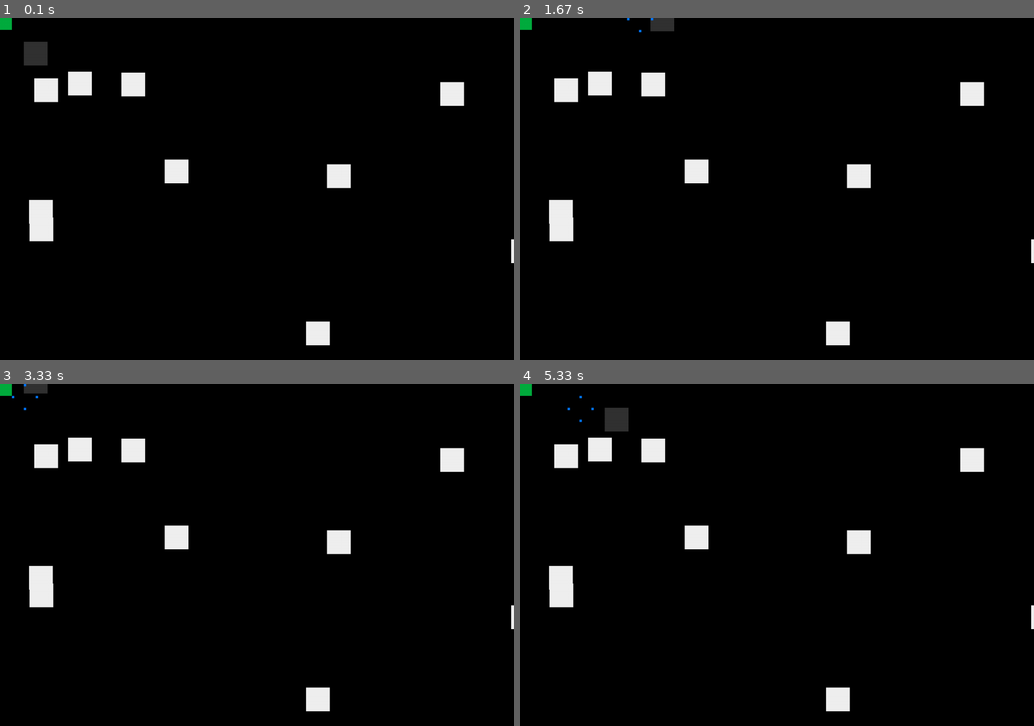
Above: before the commit, frames 1-4 (two rows, left to right).
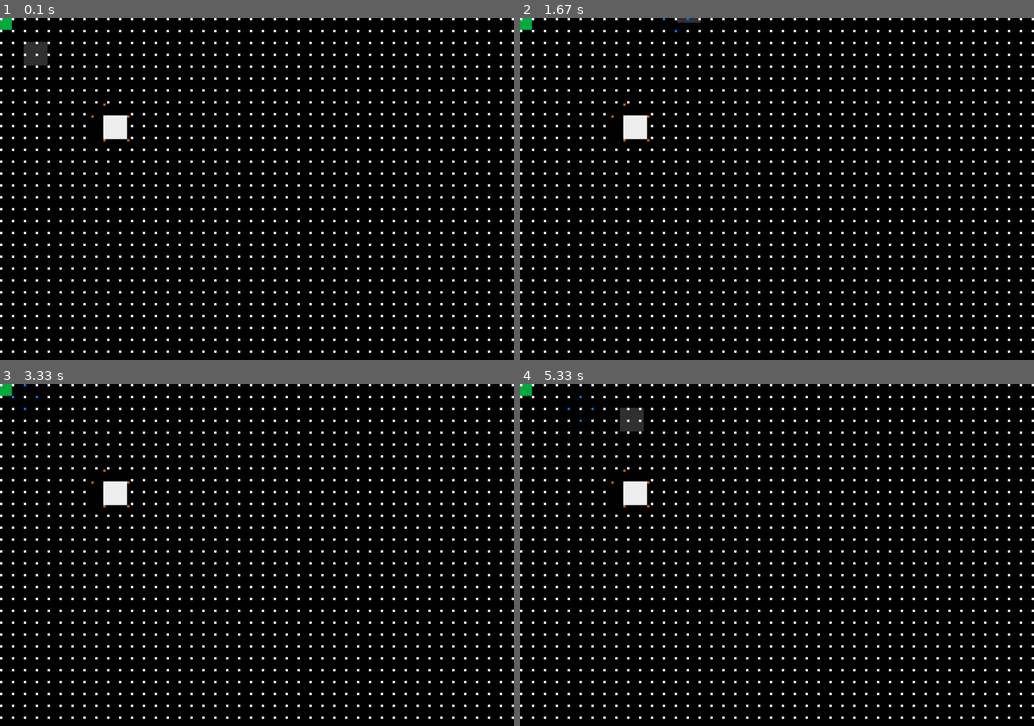
Above: after the commit, the same moments.

Repository: finnstamer/pygameInformatik
Game: pygame game, started from game.py
Same seed, same stepped clock (60 frames per second), same inputs: the game is played once before the commit and once after it.
Inputs:
- Up to frame 1 (0.1 s): no input
- Up to frame 2 (1.67 s): hold Right 0.33-0.8 s; hold Up 0.83-1.13 s; tap Space at 0.9, 1.23, 1.53 s; hold Right 1.17-1.63 s
- Up to frame 3 (3.33 s): hold Left 1.67-2.2 s; tap Space at 1.73, 2.03, 2.3, 2.63, 2.93, 3.07 s; hold Down 2.23-2.53 s; hold Left 2.57-2.97 s; hold Up from 3 s (still down)
- Up to frame 4 (5.33 s): release Up at 3.37 s; hold Right 3.4-4.03 s; tap Space at 3.47, 3.77, 4.13, 4.53, 4.83, 5.03 s; hold Down 4.07-4.43 s; hold Left 4.47-4.93 s; hold Right from 4.97 s (still down)

The runs differ from the first frame. In frame 1, 8.8% of the frame differs, in the area x 0-100%, y 0-98%; in frame 2, 9.0%; in frame 3, 8.9%; in frame 4, 9.2%.

Commit message:
NodeGenerator Split; NodeFiller started; Movement Module Fix

Diff:
--- a/base/core/Dependencies/DependencyException.py
+++ b/base/core/Dependencies/DependencyException.py
@@ -1,3 +1,3 @@
 class DependencyException(Exception):
     def __init__(self, dependency: object) -> None:
-        super().__init__(f"Dependency '{dependency().__class__.__name__}' is used before initialization. Add the dependency via Game.use() and use it after game.start event is dispatched.")
+        super().__init__(f"Dependency '{dependency().__class__.__name__}' is used before initialization. Add the dependency via Game.use() and use it after the game.start event is dispatched.")
--- a/base/core/Dependencies/Movement.py
+++ b/base/core/Dependencies/Movement.py
@@ -1,35 +1,33 @@
+import pygame
 from typing import List
+from base.core.Game import Game
+from base.object.GameObject import GameObject
 
-import pygame
-from base.object.GameObject import GameObject
-from settings import screen
 class Movement:
 
     # Given a list of solid, blocking objects, check if a position of a given object is allowed.
-    def allowPosition(obj: GameObject, pos: pygame.Vector2, solidObjects: List[GameObject]) -> bool:
+    def allowPosition(obj: GameObject, pos: pygame.Vector2) -> bool:
         pyRect = obj.cRect.get(pos, pygame.Vector2(pos.x + obj.cRect.width, pos.y + obj.cRect.height)).toPyRect()
-        for solid in solidObjects:
+        for solid in Game.level.allSolidObjects():
             if solid.collidesWith(pyRect):
                 return False
         return True
 
     # Given a list of solid, blocking objects, return the furthest position a given object can move, till it will be blocked
     # Is the object blocked in its original position, it returns None
-    def furthestMove(obj: GameObject, pos: pygame.Vector2, solidObjects: List[GameObject], startPos: pygame.Vector2 = None) -> pygame.Vector2 or None:
-        startPos = startPos if startPos is not None else obj.pos
-        xMovement = pos.y == startPos.y
-        steps = int(pos.x - startPos.x if xMovement else pos.y - startPos.y)
+    def furthestMove(obj: GameObject, pos: pygame.Vector2, startPos: pygame.Vector2 = None) -> pygame.Vector2 or None:
+        startPos = obj.pos if startPos is None else startPos
+        x = startPos.y == pos.y
+
+        steps = int(pos.x - startPos.x if x else pos.y - startPos.y)
         if steps == 0:
-            return pos if Movement.allowPosition(obj, startPos, solidObjects) else None
+            return pos if Game.level.allowMove(obj, pos) else None
 
-        stepsRange = list(range(0, steps + 1, 1 if steps > 0 else -1))
+        stepsRange = list(range(0, steps + 1 if steps > 0 else steps - 1, 1 if steps > 0 else -1))
         for s in stepsRange:
             i = abs(s)
-            pos = pygame.Vector2(
-                startPos.x + s if xMovement else startPos.x,
-                startPos.y + s if not xMovement else startPos.y
-            )
-            if Movement.allowPosition(obj, pos, solidObjects) == False:
+            pos = pygame.Vector2(startPos.x + s if x else startPos.x, startPos.y + s if not x else startPos.y)
+            if Game.level.allowMove(obj, pos) == False:
                 if i == 0:
                     return None
                 return stepsRange[i - 1]
@@ -39,14 +37,13 @@
     # Given a list of solid, blocking objects, return the first position a given object can move, till it will be blocked
     # Is the object blocked in its original position, it returns None
     def firstMove(obj: GameObject, pos: pygame.Vector2, solidObjects: List[GameObject], startPos: pygame.Vector2 = None) -> pygame.Vector2 or None:
-        startPos = startPos if startPos is not None else obj.pos
-        xMovement = pos.y == startPos.y
+        startPos = obj.pos if startPos is None else startPos
+        x = pos.y == startPos.y
 
-        steps = int(pos.x - startPos.x if xMovement else pos.y - startPos.y)
-        stepsRange = list(range(0, steps + 1, 1 if steps > 0 else -1))
-
+        steps = int(pos.x - startPos.x if x else pos.y - startPos.y)
+        stepsRange = list(range(0, steps, 1 if steps > 0 else -1))
         for s in stepsRange:
-            pos = pygame.Vector2(startPos.x + s if xMovement else startPos.x, startPos.y + s if not xMovement else startPos.y)
-            if Movement.allowPosition(obj, pos, solidObjects):
+            pos = pygame.Vector2(startPos.x + s if x else startPos.x, startPos.y + s if not x else startPos.y)
+            if Movement.allowPosition(obj, pos) == True:
                 return pos
         return None
--- /dev/null
+++ b/base/core/Dependencies/NodeGenerator.py
@@ -0,0 +1,89 @@
+from math import ceil
+from typing import List, Tuple
+
+from pygame import Vector2
+from base.core.Dependencies.Movement import Movement
+from base.core.Game import Game
+from base.object.GameObject import GameObject
+from base.object.KI.Node import Node
+from settings import screenRes
+
+class NodeGenerator():
+
+    def semiStaticNodes(obj: GameObject) -> Tuple[List[Node], List[List[int]]]:
+        nodes: List[Node] = []
+        modx = obj.width
+        mody = obj.height
+        sx = ceil(screenRes[0] / modx)
+        sy = ceil(screenRes[1] / mody)
+        skipped = []
+        for x in range(sx):
+            skipped.append([])
+            for y in range(sy):
+                skipped[x].append(skipped[x][y - 1] if y > 0 else 0)
+
+                vec = Vector2(x * modx, y * mody)
+                if not Movement.allowPosition(obj, vec):
+                    nodes.append(Node(Vector2(-1, -1)))
+                    skipped[x][y] += 1
+                    continue
+
+                n = Node(vec)
+                if y > 0 and skipped[x][y - 1] == skipped[x][y - 2]:
+                    higherNode = nodes[-1]
+                    higherNode.down = n
+                    n.higher = higherNode
+
+                if x > 0:
+                    leftNode = nodes[-sy]
+                    leftNode.right = n
+                    n.left = leftNode
+                nodes.append(n)
+        return (nodes, skipped)
+
+    # signum indicates if this generated Node is left or right
+    def nodeFiller(grid, obj) -> List[Node]:
+        for node in grid:
+            diffX = node.pos.x % obj.width
+            diffY = node.pos.y % obj.height
+
+            x = diffX > 0
+            diff = diffX if x else diffY
+        return grid
+
+
+    def new_generateDynamicNodes(obj: GameObject):
+        solids = Game.level.allSolidObjects()
+        semistatic = NodeGenerator.semiStaticNodes(obj)
+        nodes = semistatic[0]
+        skipped = semistatic[1]
+
+        for solidObject in solids:
+            for i, c in enumerate(solidObject.cRect.corners):
+                if i < 2: # Top Corners
+                    xMovement = Movement.firstMove(obj, Vector2(0, c.y), solids, c)
+                    nX = Node(xMovement)
+                    # nodes += NodeGenerator.nodeFiller(obj, nX, skipped, False, False)
+                else: # Bottom Corners
+                    xMovement = Movement.firstMove(obj, Vector2(screenRes[0], c.y), solids, c)
+                    nX = Node(xMovement)
+                    # nodes += NodeGenerator.nodeFiller(obj, nX, skipped, False, True)
+
+                if i % 2 == 1: # Right Corners
+                    yMovement = Movement.firstMove(obj, Vector2(c.x, screenRes[1]), solids, c)
+                    nY = Node(yMovement)
+                    # nodes += NodeGenerator.nodeFiller(obj, nY, skipped, True, True)
+                else: # Left Corners
+                    yMovement = Movement.firstMove(obj, Vector2(c.x, 0), solids, c)
+                    nY = Node(yMovement)
+                    # nodes += NodeGenerator.nodeFiller(obj, nY, skipped, True, False)
+
+                if yMovement is not None:
+                    nY.color = (235, 78, 16)
+                    nodes.append(nY)
+                if xMovement is not None:
+                    nX = Node(xMovement)
+                    nX.color = (235, 78, 16)
+                    nodes.append(nX)
+        nodes = NodeGenerator.nodeFiller(nodes, obj)
+        return nodes
--- a/base/core/Dependencies/NodeStorage.py
+++ b/base/core/Dependencies/NodeStorage.py
@@ -1,8 +1,8 @@
 from typing import Dict, List
+from base.core.Dependencies.NodeGenerator import NodeGenerator
 from base.object.GameObject import GameObject
 
 from base.object.KI.Node import Node
-from base.object.KI.PathFinder import PathFinder
 
 class NodeStorage():
     grids: Dict[int, List[Node]] = {}
@@ -18,7 +18,7 @@
         if obj.id in NodeStorage.grids:
             return NodeStorage.grids[obj.id]
         # return PathFinder.generateDynamicNodes(obj)
-        return PathFinder.new_generateDynamicNodes(obj)
+        return NodeGenerator.new_generateDynamicNodes(obj)
 
     def removeGrid(obj: GameObject):
         if obj.id in NodeStorage.grids:
--- a/base/core/Dependencies/NodeVisualizer.py
+++ b/base/core/Dependencies/NodeVisualizer.py
@@ -30,4 +30,4 @@
     def toObject(self, node: Node) -> GameObject:
         if node is None or node.pos == Vector2(-1, -1):
             return GameObject()
-        return GameObject(node.pos, width=5, height=5, color=self.color)
+        return GameObject(node.pos, width=5, height=5, color=self.color if node.color is None else node.color)
--- a/base/core/Event/Events.py
+++ b/base/core/Event/Events.py
@@ -40,7 +40,7 @@
     def acceptRequest(req: str, func: Callable):
         Events.requests[req] = func
 
-    # Während ein Event ausschließlich ausgehend ist, gibt eine Request einen Wert zurück und ist aktiv vom Caller ausgehend.
+    # Objekte die eine Request ausgeben, erwarten eine Antwort
     @staticmethod
     def request(req: str, *args: Any) -> Any:
         if req in Events.requests:
--- a/base/object/KI/Node.py
+++ b/base/object/KI/Node.py
@@ -13,6 +13,7 @@
         self.down: Node = lower
         self.left: Node = left
         self.right: Node = right
+        self.color = None
         Factory.append(self)
 
     def neighborsToList(self) -> Dict[int, object]:
--- a/base/object/KI/PathFinder.py
+++ b/base/object/KI/PathFinder.py
@@ -14,7 +14,6 @@
     walkedNodes = []
 
     # Optimiert nodes für ein bestimmtes GameObject. Damit werden die Anzahl an Nodes stark reduziert.
-    # Merges all nodes which area is the given object to one node
     @staticmethod
     def generateStaticNodes(obj: GameObject) -> List[Node]:
         nodes: List[Node] = []
@@ -39,59 +38,6 @@
                 nodes.append(n)
         return nodes
 
-
-    def semiStaticNodes(obj: GameObject, solids: List[GameObject]):
-        nodes: List[Node] = []
-        modx = obj.width
-        mody = obj.height
-        sx = ceil(screenRes[0] / modx)
-        sy = ceil(screenRes[1] / mody)
-        skipped = []
-        for x in range(sx):
-            skipped.append([])
-            for y in range(sy):
-                skipped[x].append(skipped[x][y - 1] if y > 0 else 0)
-
-                vec = pygame.Vector2(x * modx, y * mody)
-                if not Movement.allowPosition(obj, vec, solids):
-                    nodes.append(Node(pygame.Vector2(-1, -1)))
-                    skipped[x][y] += 1
-                    continue
-
-                n = Node(vec)
-                if y > 0 and skipped[x][y - 1] == skipped[x][y - 2]:
-                    higherNode = nodes[-1]
-                    higherNode.down = n
-                    n.higher = higherNode
-
-                if x > 0:
-                    leftNode = nodes[-sy]
-                    leftNode.right = n
-                    n.left = leftNode
-                nodes.append(n)
-        print(skipped)
-        return nodes
-
-    def new_generateDynamicNodes(obj: GameObject):
-        solids = Game.level.allSolidObjects()
-        nodes = PathFinder.semiStaticNodes(obj, solids)
-
-        for obj in solids:
-            for i, c in enumerate(obj.cRect.corners):
-                if i < 2: # Top Corners
-                    xMovement = Movement.firstMove(obj, pygame.Vector2(0, c.y), solids, c)
-                else: # Bottom Corners
-                    xMovement = Movement.firstMove(obj, pygame.Vector2(screenRes[0], c.y), solids, c)
-                if i % 2 == 1: # Right Corners
-                    yMovement = Movement.firstMove(obj, pygame.Vector2(c.x, 0), solids, c)
-                else: # Left Corners
-                    yMovement = Movement.firstMove(obj, pygame.Vector2(c.x, screenRes[1]), solids, c)
-
-                nX = Node(xMovement)
-                nY = Node(yMovement)
-                # nodes.append(nX)
-                # nodes.append(nY)
-        return nodes
     # TODO
     # Dynamische Nodes passen sich im Gegensatz zu statischen an ihre Umgebung an. Also berücksichtigen solide NPOs
     # Berechnet Nodes danach, ob zwischen der vorherigen Position und der "estimated Position" der jetzigen Iteration kein solides Objektes liegt
@@ -114,7 +60,7 @@
                 estPos = pygame.Vector2(x * obj.width / mod, y * obj.height / mod)
 
                 # Von vorheriger Node zur estPos
-                furthestDown = Movement.furthestMove(obj, estPos, solidObjects, pos)
+                furthestDown = Movement.furthestMove(obj, estPos, pos)
                 # Wenn unsere Startposition (pos) bereits kollidiert, frage nach der erst-möglichen Position und setzte sie als neue Node
                 if furthestDown is None:
                     firstDownPos = Movement.firstMove(obj, pygame.Vector2(pos.x, screenRes[1]), solidObjects, pos)
--- a/base/object/KI/Routines/SimpleMovementRoutine.py
+++ b/base/object/KI/Routines/SimpleMovementRoutine.py
@@ -14,7 +14,7 @@
         self.grid = NodeStorage.findGrid(obj)
         self.target = None
 
-        self.gridVisualizer = NodeVisualizer(self.grid, color=(250, 250, 250))
+        self.gridVisualizer = NodeVisualizer(self.grid, color=(255, 255, 255)).start()
         self.pathVisualizer = NodeVisualizer([])
 
     def createActions(self):
--- a/base/object/MovableObject.py
+++ b/base/object/MovableObject.py
@@ -1,5 +1,6 @@
 from typing import Tuple
 import pygame
+from base.core.Dependencies.Movement import Movement
 from base.core.Game import Game
 
 from base.object.GameObject import GameObject
@@ -14,7 +15,7 @@
     def move(self, pos: pygame.Vector2):
         # if Game.level.allowMove(self, pos):
         xMov = self.pos.y == pos.y
-        furthestPos = self.furthestMove(pos, xMov)
+        furthestPos = Movement.furthestMove(self, pos)
         if furthestPos is not None:
             self.updatePos(furthestPos)
 
--- a/levels.py
+++ b/levels.py
@@ -17,9 +17,10 @@
 # Level1
 #--------------------
 wallGroup1 = Group('walls')
-for w in range(10):
-    wallGroup1.add(Wall().updatePos(pygame.Vector2(randrange(51, screenRes[0]), randrange(51, screenRes[1]))))
-# wall11 = Wall().updatePos(pygame.Vector2(180, 200))
+# for w in range(10):
+#     wallGroup1.add(Wall().updatePos(pygame.Vector2(randrange(51, screenRes[0]), randrange(51, screenRes[1]))))
+wall11 = Wall().updatePos(pygame.Vector2(217, 205))
+wallGroup1.add(wall11)
 # wall12= Wall().updatePos(pygame.Vector2(400, 200))
 
 ektoplasma = Ektoplasma().updatePos(pygame.Vector2(0, 0))
